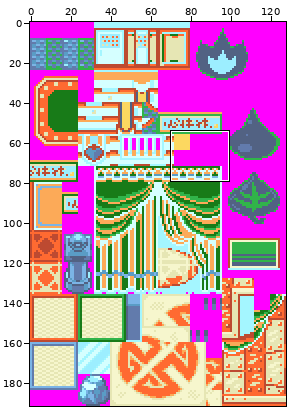
File history of a sprite sheet, data/tilesets/secondary/new_fuchsia_gym/tiles.png. The picture above shows the old version from afar; the outline marks the close-up.
Close-up. Before:
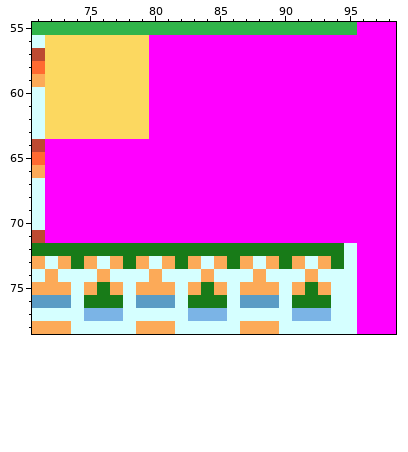
The file is 128x192 pixels. Shown: x 71..98, y 55..78.
After:
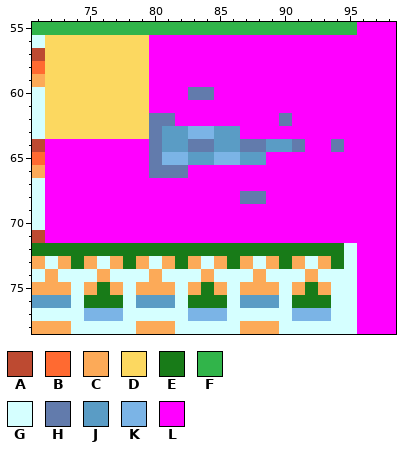
Palette (. is transparent): A #bd4a31  B #ff6a31  C #fcaa58  D #fcd860  E #187b18  F #31b44a  G #d5ffff  H #627bac  J #5a9cc5  K #7bb4e6  L #ff00ff
From the commit log: some basic Fuchsia Gym map editing
The exact change:
y 60: x 83..84 LL -> HH
y 62: x 80..81 LL -> HH; x 90 L -> H
y 63: x 80..86 LLLLLLL -> HJJKKJJ
y 64: x 80..91 LLLLLLLLLLLL -> HJJHHJJHHJJH; x 94 L -> H
y 65: x 80..88 LLLLLLLLL -> HKKJJKKJJ
y 66: x 80..82 LLL -> HHH
y 68: x 87..88 LL -> HH
Pixel boxes of the changes (left, top, right, bottom) in both close-ups:
changed: (149, 87, 344, 204)
